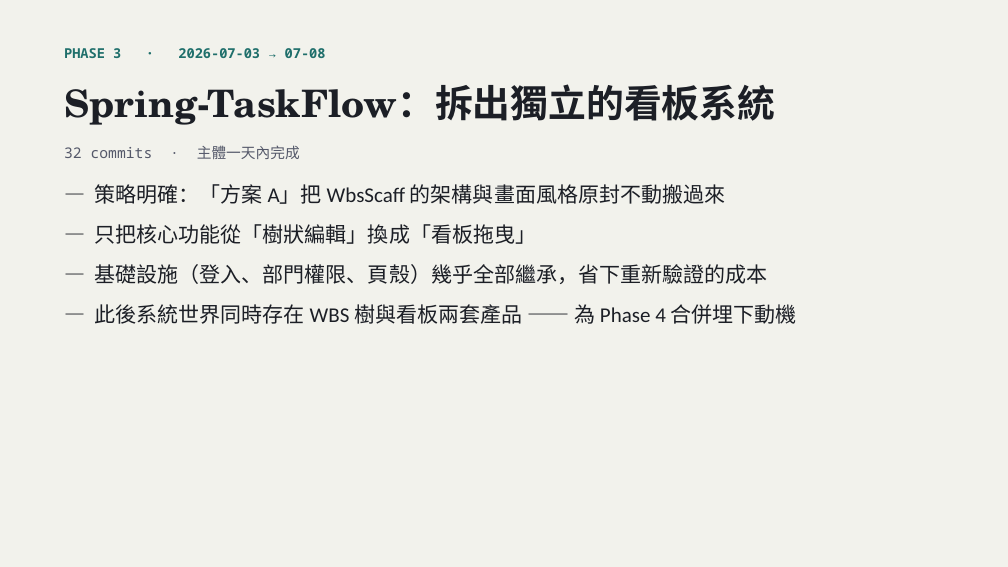
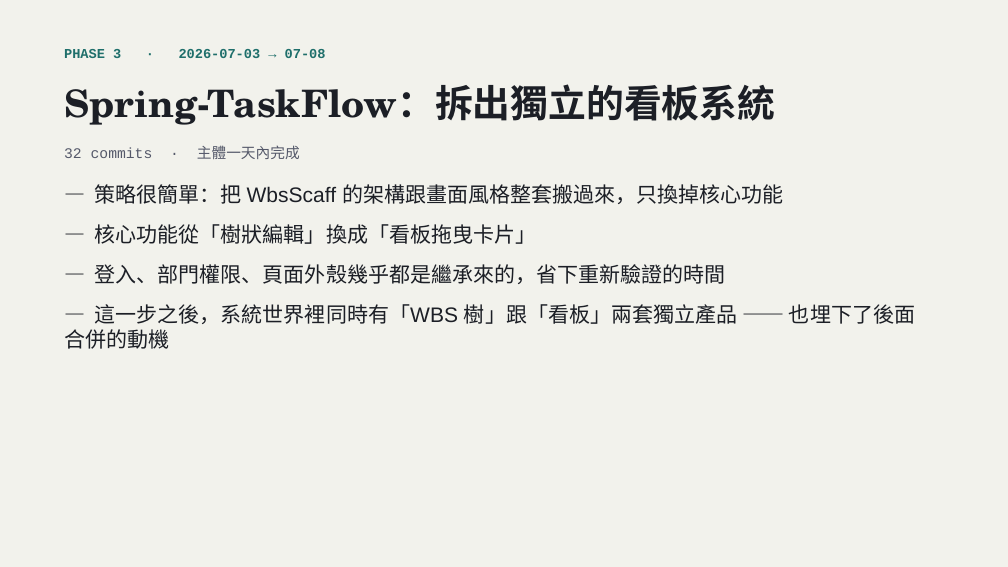
Before and after one commit to LinGaOscar/Spring-MissionBoard, a slide deck: slide 10 of docs/從HTML到SaaS_AI開發技巧回顧.pptx (slide 7 before the commit). Drawn at 1008x567 pixels with LibreOffice and Linux fonts; fonts in the diff are those of the drawing. Boxes give left, top, right and bottom in pixels: in the first picture for what was removed or moved away, otherwise in the second. Text is boxed around its words. In the diff, an @@ line names an element or a change of style, - is before the commit and + after.

```diff
--- a/docs/從HTML到SaaS_AI開發技巧回顧.pptx
+++ b/docs/從HTML到SaaS_AI開發技巧回顧.pptx
@@ text "PHASE 3 · 2026-07-03 → ..." at [64,49,326,58]: font Noto Sans Mono to Courier New @@
@@ text "32 commits · 主體一天內完成" at [64,145,300,159]: font Noto Sans Mono to Courier New @@
@@ text at [64,184,915,349]: text changed; font Calibri to Arial @@
-— 策略明確：「方案 A」把 WbsScaff 的架構與畫面風格原封不動搬過來
-— 只把核心功能從「樹狀編輯」換成「看板拖曳」
-— 基礎設施（登入、部門權限、頁殼）幾乎全部繼承，省下重新驗證的成本
-— 此後系統世界同時存在 WBS 樹與看板兩套產品 —— 為 Phase 4 合併埋下動機
+— 策略很簡單：把 WbsScaff 的架構跟畫面風格整套搬過來，只換掉核心功能
+— 核心功能從「樹狀編輯」換成「看板拖曳卡片」
+— 登入、部門權限、頁面外殼幾乎都是繼承來的，省下重新驗證的時間
+— 這一步之後，系統世界裡同時有「WBS 樹」跟「看板」兩套獨立產品 —— 也埋下了後面合併的動機
```
Also in this commit, not shown: 17 other slides changed, 10 slides added.
